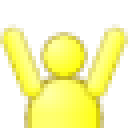
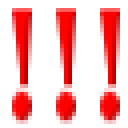
Layers edited between the first and the second 128px x 128px image:
added layer "ATTENTION!!!" above "Yeah-Arm-R" over [12, 8, 120, 124]
renamed "Eingefügte Ebene #2" to "Yeah-Arm-R", hid it over [0, 24, 48, 104]
renamed "Eingefügte Ebene #1" to "Yeah-Arm-L", hid it over [80, 24, 128, 104]
renamed "Hintergrund-Kopie" to "Yeah-Kopf", hid it over [40, 32, 88, 80]
renamed "Eingefügte Ebene" to "Yeah-Körper", hid it over [24, 72, 104, 128]
